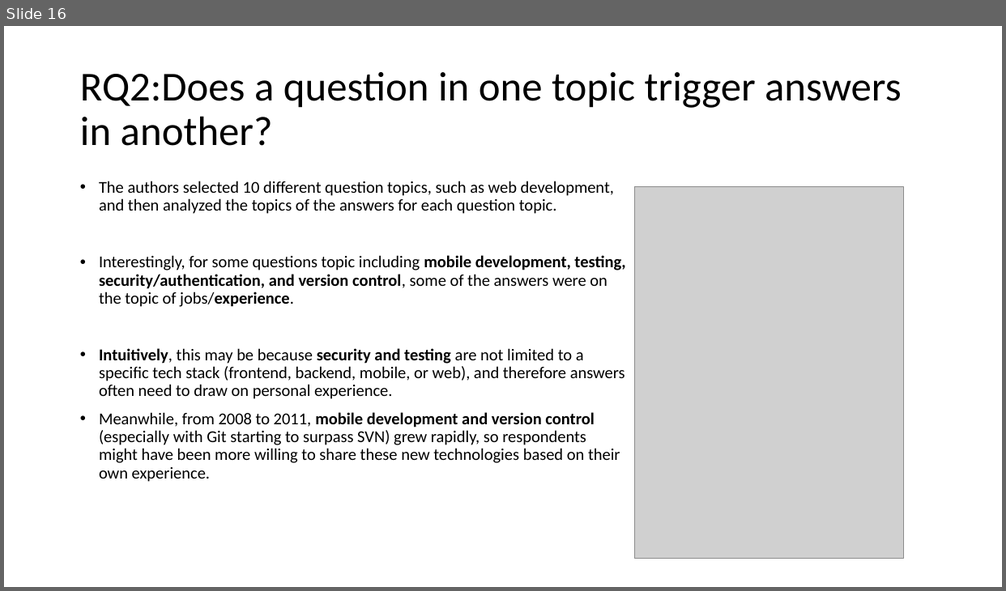
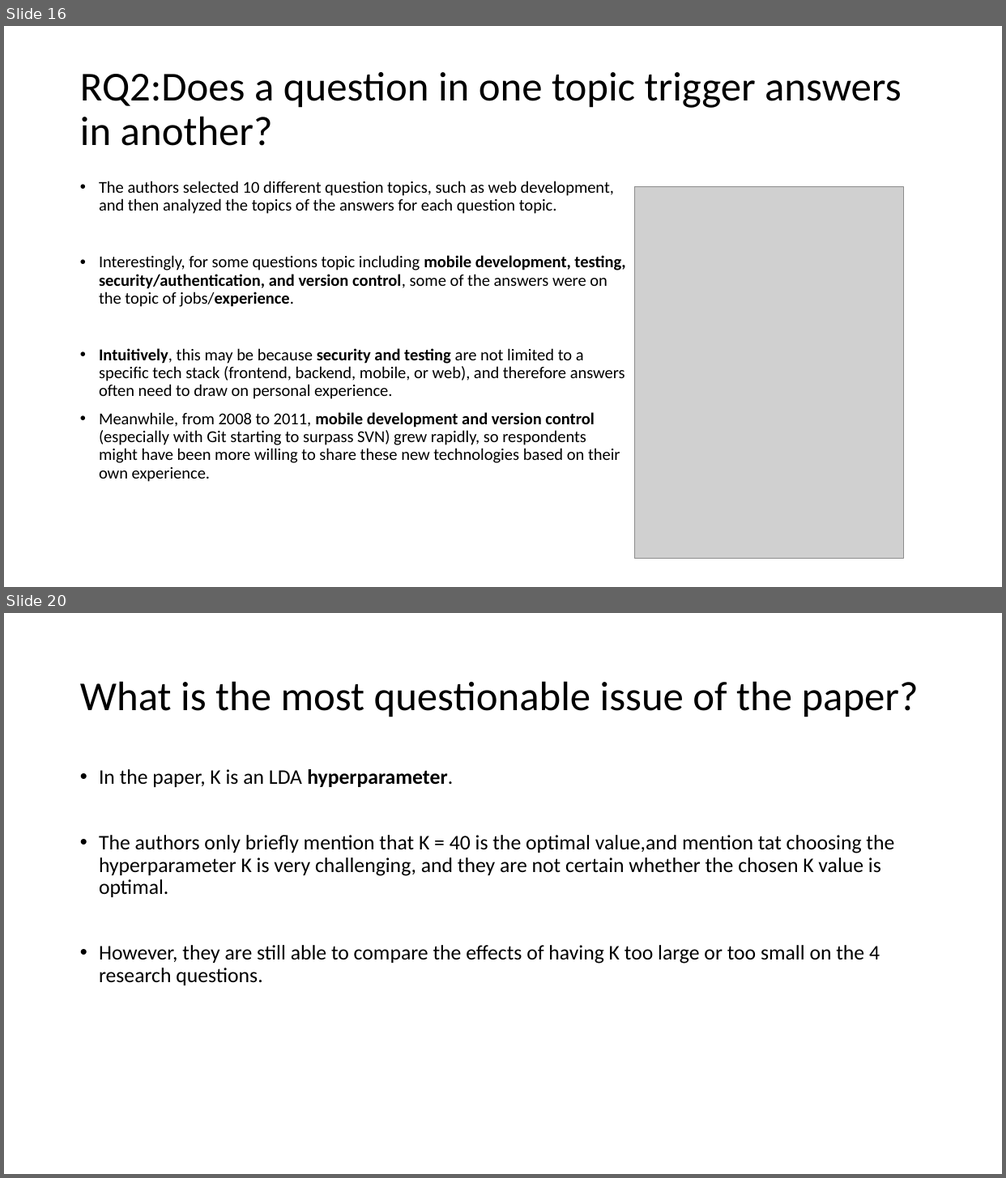
Before and after one commit to chengkaiyang2025/course, a slide deck: assignments/assignment_4/stackoverflow.pptx. Shown one above the other, each under a label of ours: slide 16 before the commit, slides 16 and 20 after it; the slides between them are not shown. The pictures are 1006x591 and 1006x1178 pixels, drawn with LibreOffice and Linux fonts; fonts in the diff are those of the drawing; grey boxes stand for pictures. Boxes give left, top, right and bottom in pixels: in the first picture for what was removed or moved away, otherwise in the second. Text is boxed around its words. In the diff, an @@ line names an element or a change of style, - is before the commit and + after.

```diff
--- a/assignments/assignment_4/stackoverflow.pptx
+++ b/assignments/assignment_4/stackoverflow.pptx
@@ slide 20 added at bbox=[4, 613, 1002, 1174], background #FFFFFF @@
@@ title added at bbox=[80, 681, 918, 717], 39.6 pt, text #000000 @@
+What is the most questionable issue of the paper?
@@ text added at bbox=[99, 769, 894, 986], 20 pt, text #000000 @@
+• In the paper, K is an LDA hyperparameter.
+• The authors only briefly mention that K = 40 is the optimal value,and mention tat choosing the hyperparameter K is very challenging, and they are not certain whether the chosen K value is optimal.
+• However, they are still able to compare the effects of having K too large or too small on the 4 research questions.
```
Also in this commit, not shown: 6 slides changed, 3 other slides added, 2 slides removed.
